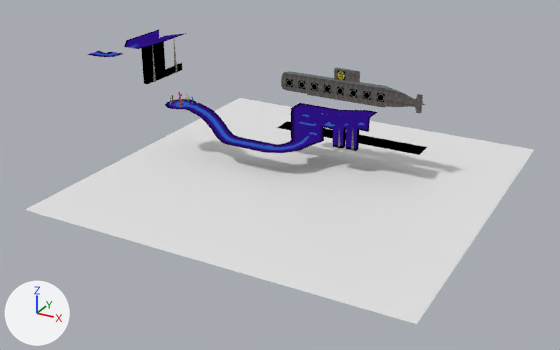
A saved change to the Blender file models/underwater.blend.
Camera for both pictures: a camera (50 mm lens) standing at (113.0, -221.0, 91.0) and looking at (-18.0, 17.0, -28.0). Arrows for +X, +Y and +Z are at lower left; the lights stay in place.

In view in the first picture: 'Plane', 'main', 'nocol', 'nocol.002', 'sub'.
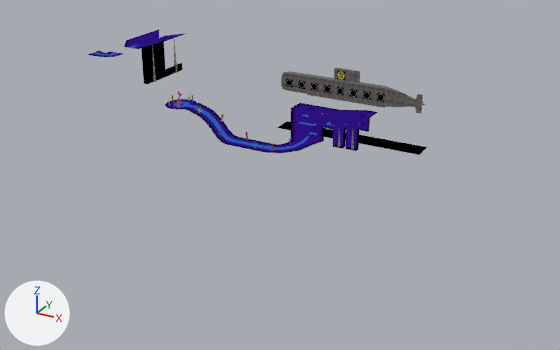
The change, as a list of edits to the scene's bpy script:
```text
Change me_circle_001:
    used by ob_nocol; parent = ob_1; location = (0.0, 0.0, 0.0)
    remove me_circle_001.from_pydata(...)  # 602 vertices, 452 faces; spans x -56.0..20.0, y -6.0..17.8, z -10.2..3.3
    add me_circle_001.from_pydata(...)  # 966 vertices, 763 faces; spans x -56.0..20.0, y -6.0..17.8, z -10.2..3.3
    me_circle_001 part 1: 205 vertices added at x -41.5..-23.5, y -2.4..3.7, z -10.2..1.6
Change ob_plane:
    add ob_plane.hide_set(True)
```

Pixel boxes [x1, y1, x2, y2] of what changed, in the pictures (560 x 350 px):
'Plane', hidden: before [25, 98, 534, 324]
part 1 of me_circle_001, added: after [197, 106, 248, 140]
